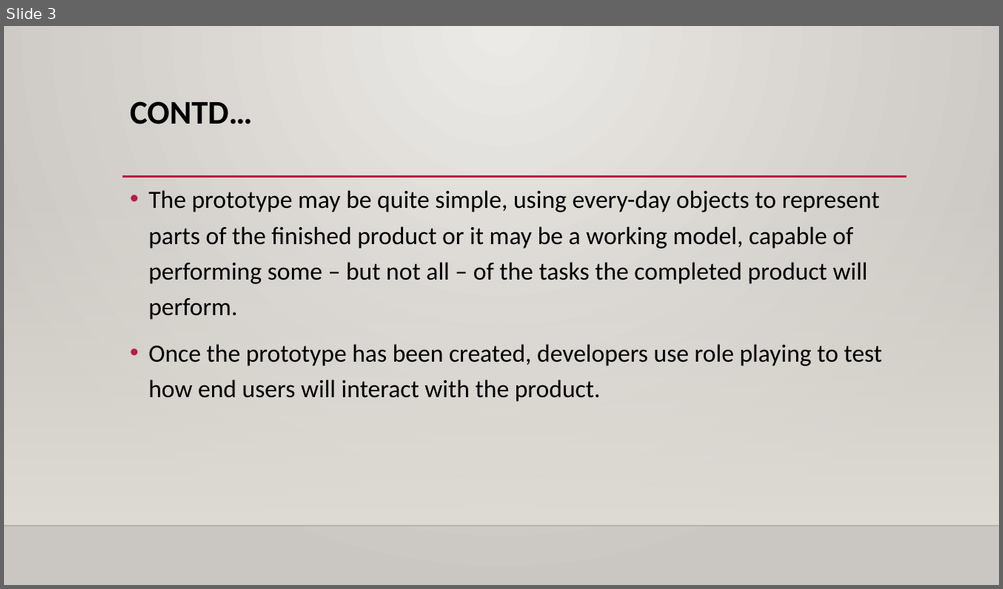
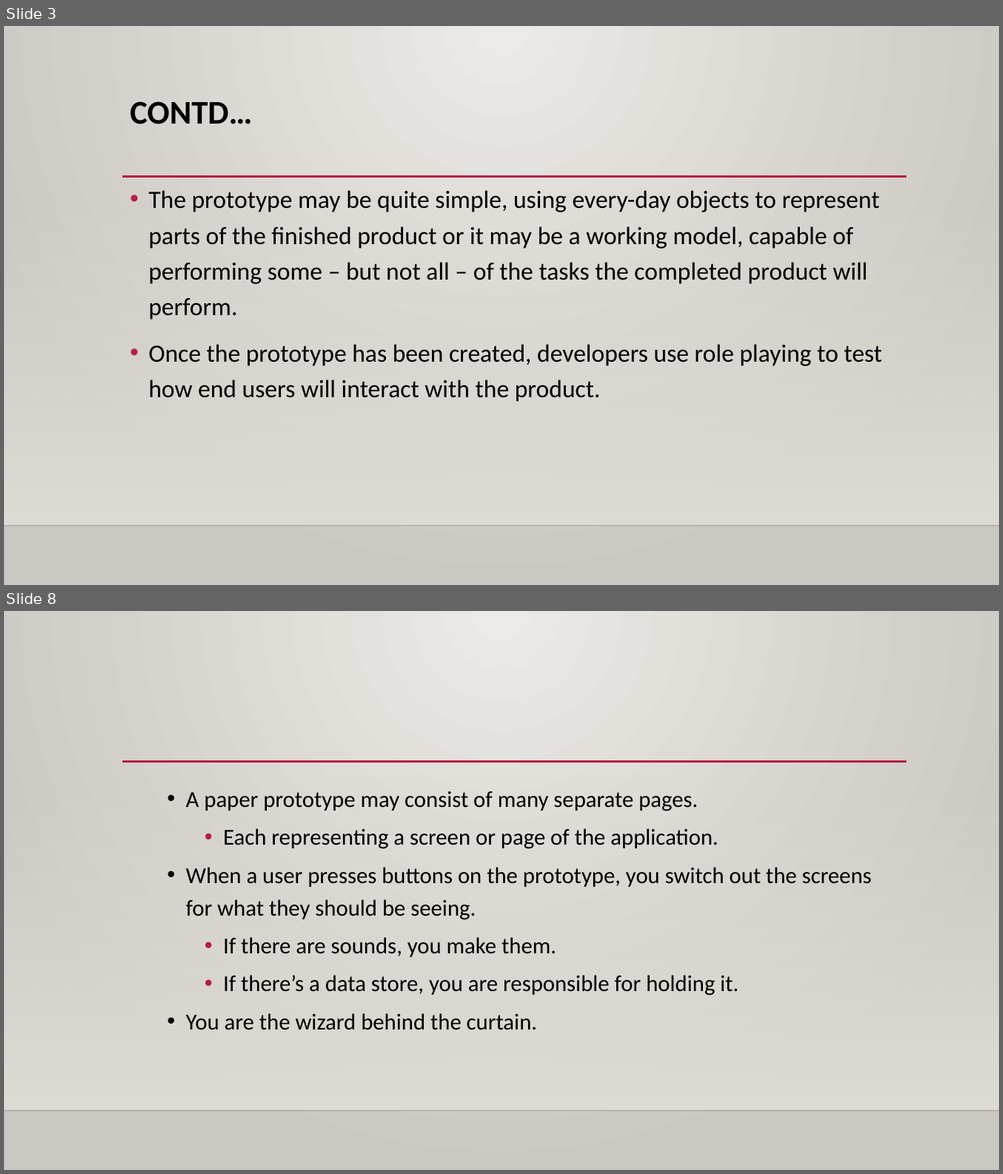
Before and after one commit to binamrathapa/DDOOCP_25A, a slide deck: Note/Prototype.pptx. Shown one above the other, each under a label of ours: slide 3 before the commit, slides 3 and 8 after it; the slides between them are not shown. The pictures are 1003x589 and 1003x1174 pixels, drawn with LibreOffice and Linux fonts; fonts in the diff are those of the drawing; background and template pictures are left out. Boxes give left, top, right and bottom in pixels: in the first picture for what was removed or moved away, otherwise in the second. Text is boxed around its words. In the diff, an @@ line names an element or a change of style, - is before the commit and + after.

Commit message:
add paper prototype

```diff
--- a/Note/Prototype.pptx
+++ b/Note/Prototype.pptx
@@ slide 8 added at [4,611,999,1170], background gradient #ECEAE7 to #CAC7C1; not listed: 3 template elements that a slide beside it also shows @@
@@ text added at [186,792,871,1031], 22 pt, text #000000 @@
+  • A paper prototype may consist of many separate pages.
+    • Each representing a screen or page of the application.
+  • When a user presses buttons on the prototype, you switch out the screens for what they should be seeing.
+    • If there are sounds, you make them.
+    • If there’s a data store, you are responsible for holding it.
+  • You are the wizard behind the curtain.
```
Also in this commit, not shown: 2 slides changed, 6 other slides added, 8 slides removed.
